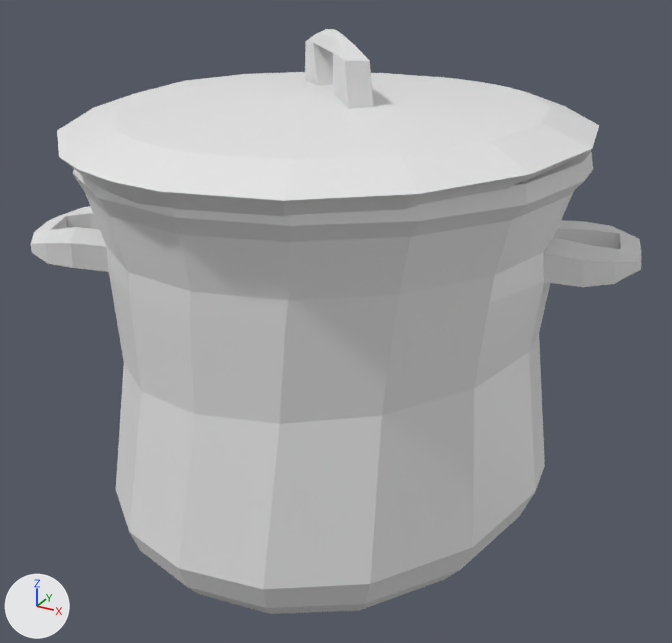
Renders of the FBX model Assets/3D Assets/küche/einfacher topf.fbx from each side of a commit.
Camera for both pictures: a 50 mm lens placed at (0.276, -0.487, 0.396), pointed at (0.009, -0.003, 0.154). The axes (+X, +Y, +Z) are drawn at lower left. The lights are the same throughout. Where no turn or scale is listed for an object, it has been applied to the vertices.

In view in the first picture: 'einfacher deckel', 'einfacher topf'.
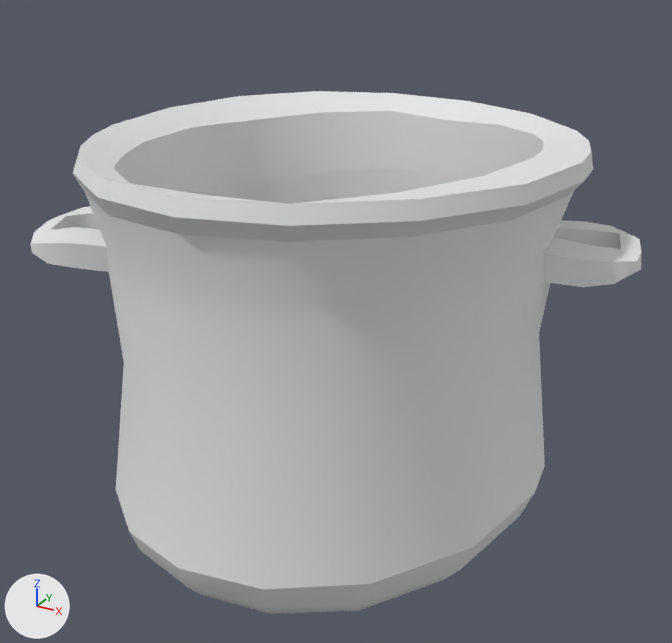
What differs and where, as boxes (x1, y1, x2, y2) in the pictures (672 x 643 px):
'einfacher deckel', hidden: before (57, 29, 599, 217)
part 1 of me_topf_001, shading changed: (31, 150, 641, 614) in both

Edits to the bpy script that builds the scene:
```text
Change me_topf_mit_deckel_2_001:
    where me_topf_mit_deckel_2_001.from_pydata(...)  # 91 vertices, 104 faces; spans x -0.157..0.157, y -0.159..0.158, z -0.032..0.04
    used by ob_einfacher_deckel; location = (0.0038, 0.0005, 0.2944)
    me_topf_mit_deckel_2_001 part 2: edges marked sharp go from 183 to 81
Change me_topf_001:
    where me_topf_001.from_pydata(...)  # 449 vertices, 470 faces; spans x -0.175..0.184, y -0.147..0.16, z -0.003..0.275
    used by ob_einfacher_topf; location = (0.0, 0.0, 0.0)
    me_topf_001 part 1: edges marked sharp go from 865 to 238
Change ob_einfacher_deckel:
    add ob_einfacher_deckel.hide_viewport = True
```
